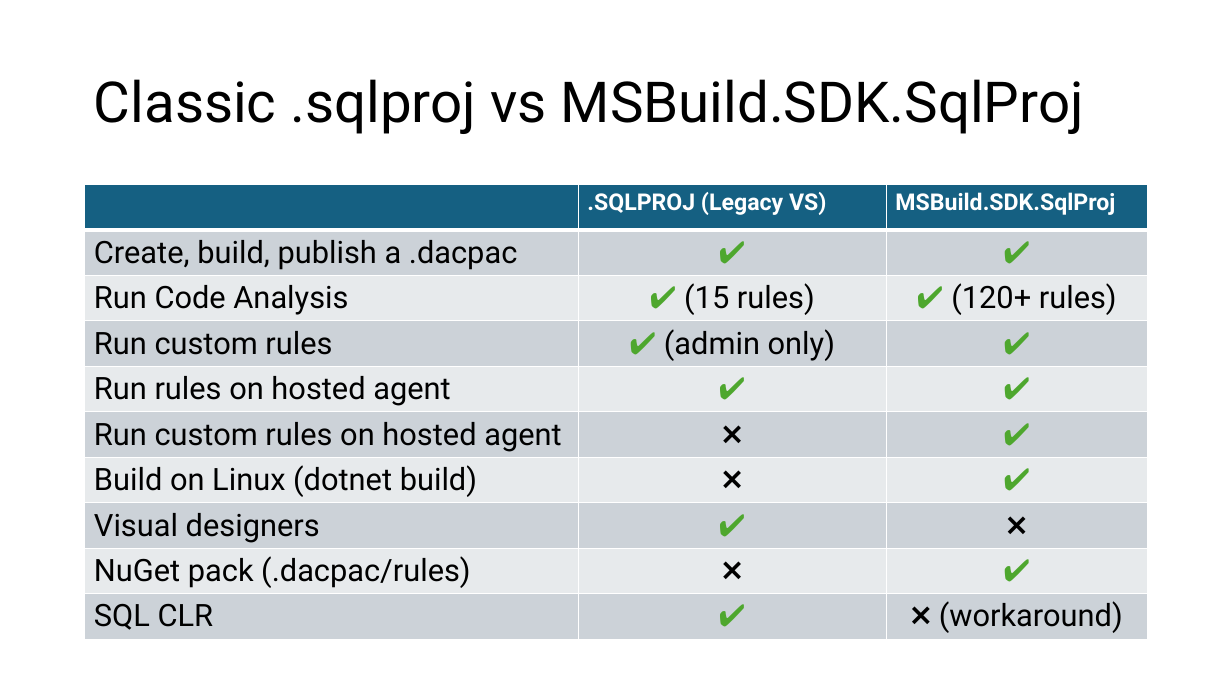
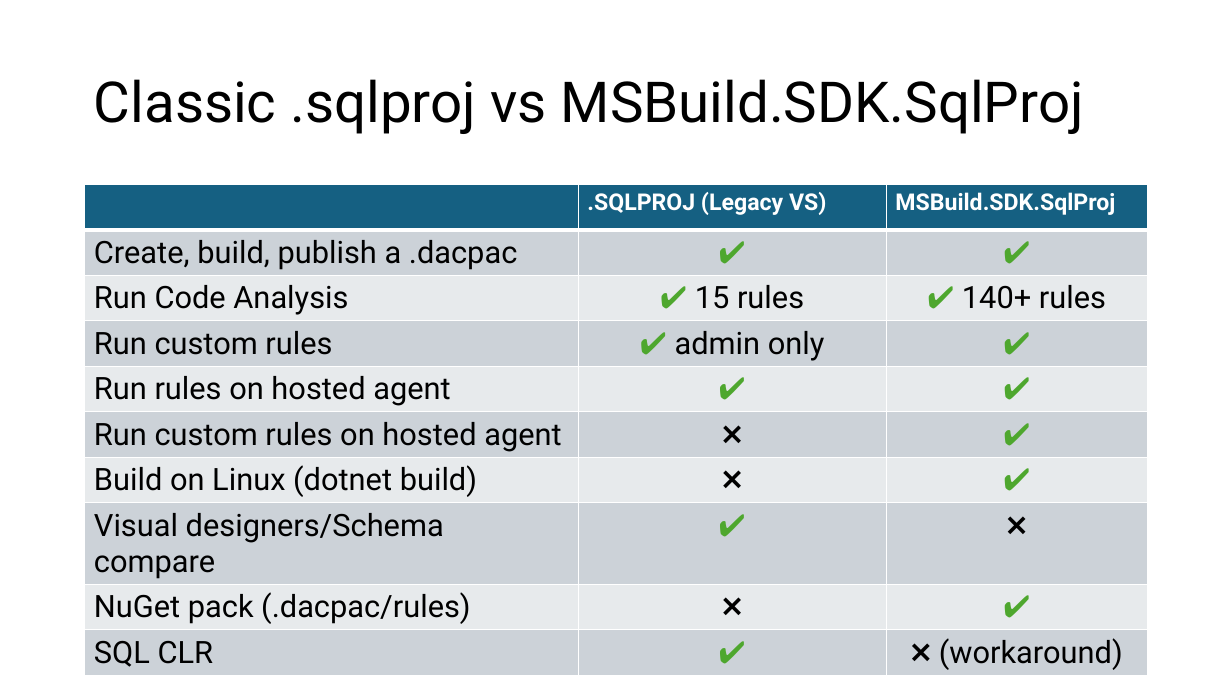
Before and after one commit to ErikEJ/TsqlAnalysis, a slide deck: slide 8 of EightKB T-SQL Code analysis.pptx (slide 10 before the commit). Drawn at 1232x693 pixels with LibreOffice and Linux fonts; fonts in the diff are those of the drawing. Boxes give left, top, right and bottom in pixels: in the first picture for what was removed or moved away, otherwise in the second. Text is boxed around its words. In the diff, an @@ line names an element or a change of style, - is before the commit and + after.

```diff
--- a/EightKB T-SQL Code analysis.pptx
+++ b/EightKB T-SQL Code analysis.pptx
@@ table at [85, 185, 1148, 674] @@
-row 3, column 2: ✔ (15 rules)
+row 3, column 2: ✔ 15 rules
-row 3, column 3: ✔ (120+ rules)
+row 3, column 3: ✔ 140+ rules
-row 4, column 2: ✔ (admin only)
+row 4, column 2: ✔ admin only
-row 8, column 1: Visual designers
+row 8, column 1: Visual designers/Schema compare
```
Also in this commit, not shown: 2 other slides changed, 3 other files.
